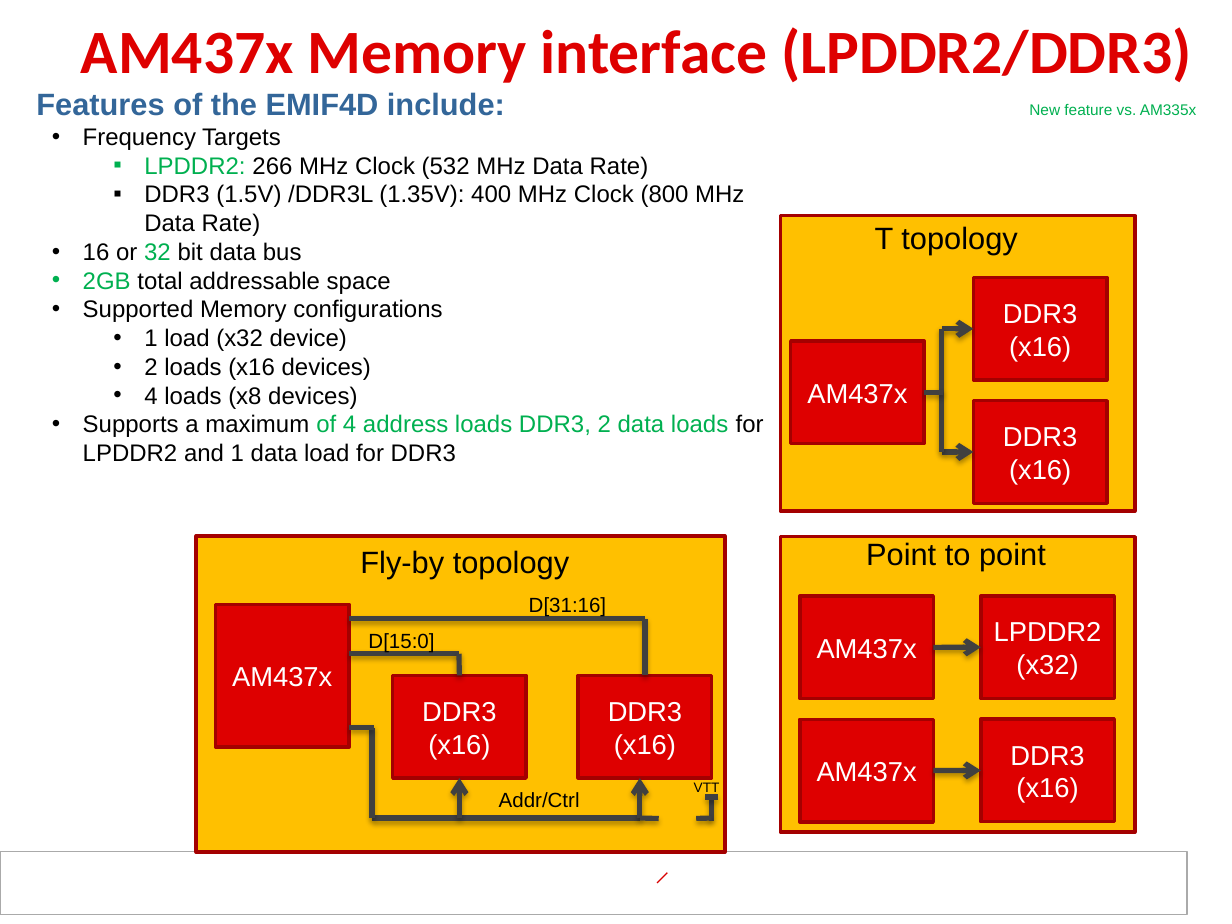
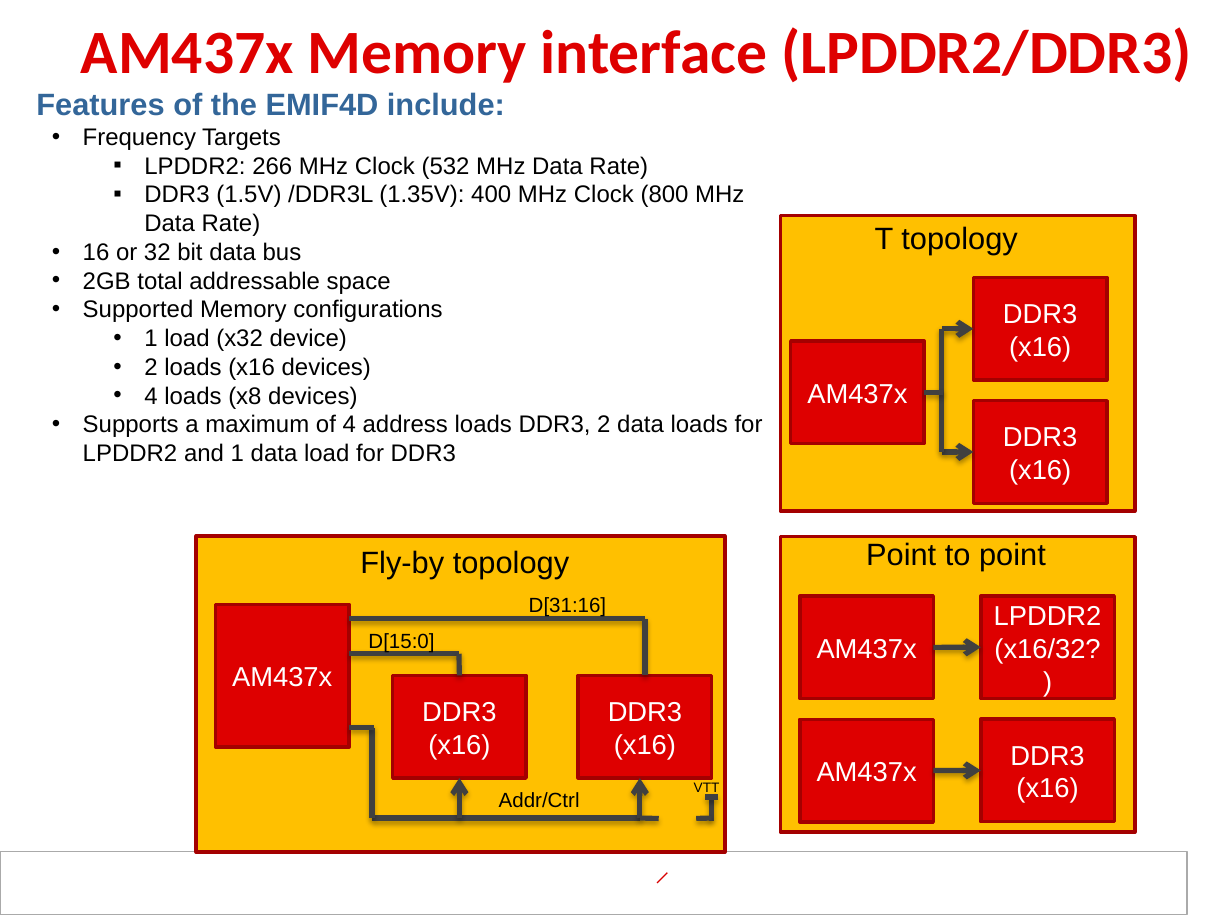
Before and after one commit to hari1989/keystone-workshop, a slide deck: slide 32 of preliminary/Working/presentations/Sitara/Ran_sitara_boot_camp_am437x_technical_overview_final.pptx. Drawn at 1232x924 pixels with LibreOffice and Linux fonts; fonts in the diff are those of the drawing; background and template pictures are left out. Boxes give left, top, right and bottom in pixels: in the first picture for what was removed or moved away, otherwise in the second. Text is boxed around its words. In the diff, an @@ line names an element or a change of style, - is before the commit and + after.

```diff
--- a/preliminary/Working/presentations/Sitara/Ran_sitara_boot_camp_am437x_technical_overview_final.pptx
+++ b/preliminary/Working/presentations/Sitara/Ran_sitara_boot_camp_am437x_technical_overview_final.pptx
@@ text removed at [1029,104,1197,115] @@
-New feature vs. AM335x
@@ text at [83,156,763,462]: text colour #00B050 to #000000 in "LPDDR2:", "32", "2GB", "of 4 address loads DDR3, 2 data ..." @@
@@ text in rectangle at [994,606,1102,663]: text changed @@
-LPDDR2 (x32)
+LPDDR2 (x16/32?)
```
Also in this commit, not shown: 15 other slides changed, 1 slide removed.
